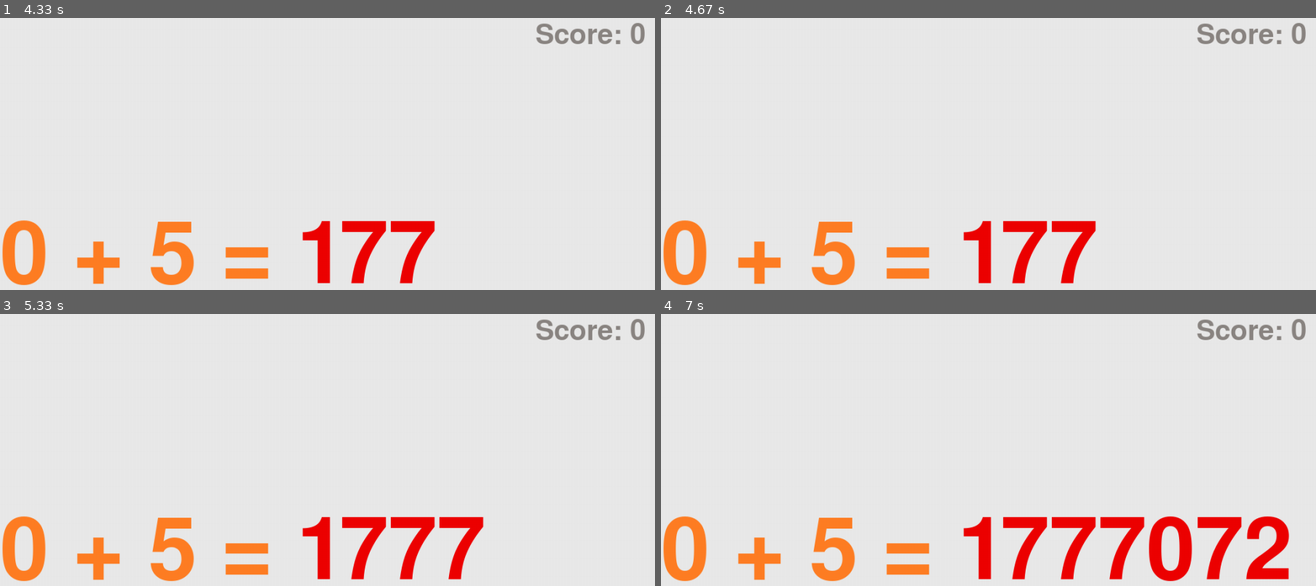
Above: before the commit, frames 1-4 (two rows, left to right).
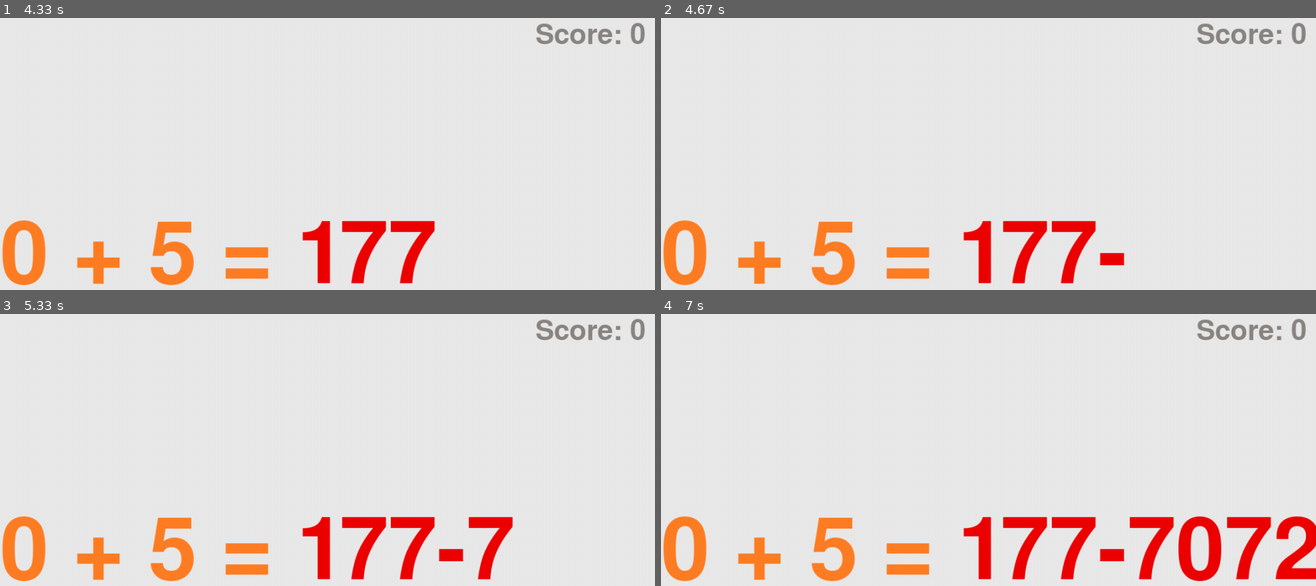
Above: after the commit, the same moments.

Repository: davebilotta/pygame
Game: pygame game, started from math.py
Two runs of this game, one before a commit and one after it. Both use one fixed random seed, a clock stepped at 60 frames per second and the inputs below.
Inputs:
- Up to frame 1 (4.33 s): tap 1 at 0.33 s; tap Enter at 0.67, 2.17, 2.57, 2.87, 3.15 s; tap Space at 1, 3.07, 3.37, 3.57, 3.87 s; tap 7 at 1.33, 3.65 s
- Up to frame 2 (4.67 s): tap - at 4.4 s
- Up to frame 3 (5.33 s): tap Space at 4.8, 5.1 s; tap 7 at 4.88 s
- Up to frame 4 (7 s): tap 0 at 5.57 s; tap Space at 5.97, 6.27 s; tap 7 at 6.05 s; tap 2 at 6.97 s

Frame 1 is identical in both runs. In frame 2, 0.2% of the frame differs, in the area x 67-71%, y 86-91%; in frame 3, 1.2%; in frame 4, 3.8%, in the area x 67-100%, y 74-99%.

Commit message:
Added negative numbers

Diff:
--- a/math.py
+++ b/math.py
@@ -63,7 +63,12 @@
     global answer
 
     answer = ""
-    question = str(randint(0,maxNum)) + " + " + str(randint(0,maxNum))
+    if (randint(0,1) == 0):
+        oper = " + "
+    else:
+        oper = " - "
+
+    question = str(randint(0,maxNum)) + oper + str(randint(0,maxNum))
     return question
 
 def renderQuestion():
@@ -130,7 +135,7 @@
 
             # Numbers 48-57 (inclusive)
             # May need to differentiate between keypad and regular?
-            if (event.key in range(48,58)):
+            if ((event.key == 45) or (event.key in range(48,58))):
                 answer += str(chr(event.key))
                 #print answer
 
